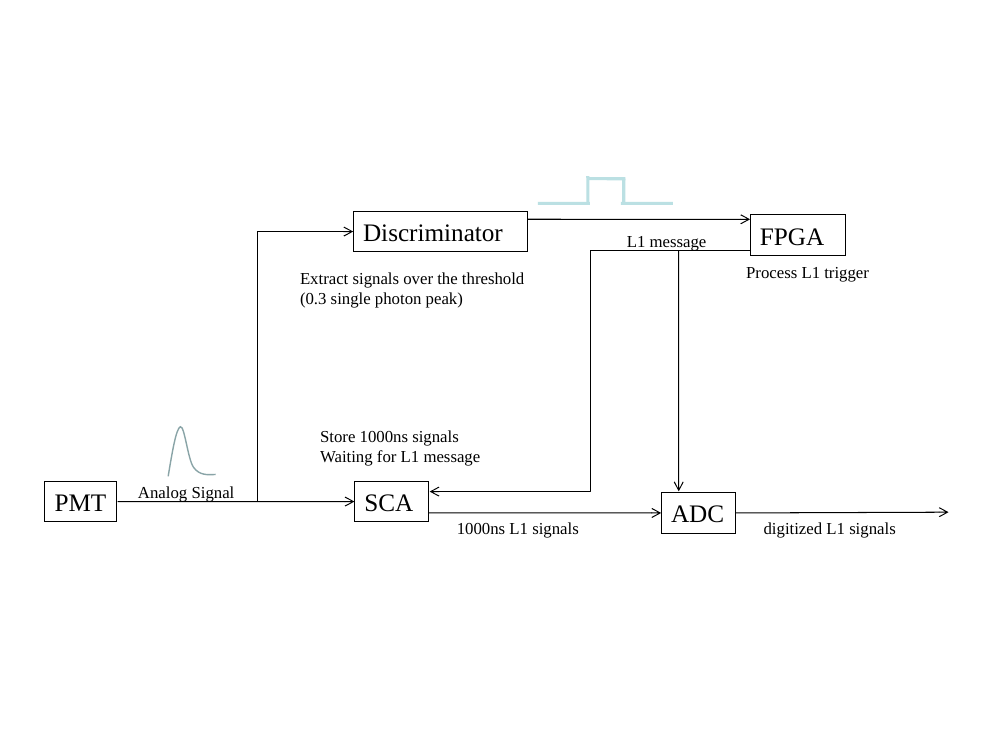
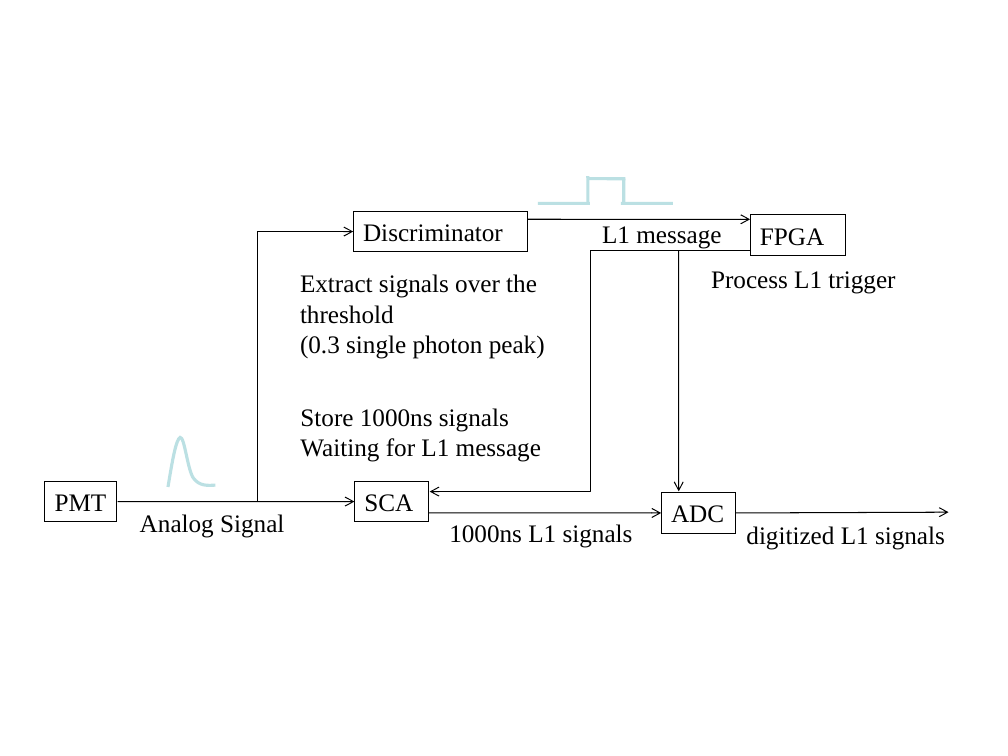
Before and after one commit to ZhenyuWei-acc/undergrad_thesis, a slide deck: slide 2 of 示意图作图.ppt. Drawn at 1008x756 pixels with LibreOffice and Linux fonts; fonts in the diff are those of the drawing. Boxes give left, top, right and bottom in pixels: in the first picture for what was removed or moved away, otherwise in the second. Text is boxed around its words. In the diff, an @@ line names an element or a change of style, - is before the commit and + after.

```diff
--- a/示意图作图.ppt
+++ b/示意图作图.ppt
@@ text "L1 message": place and size @@
-text "L1 message" at [627, 236, 707, 252]
+text "L1 message" at [602, 226, 721, 249]
@@ text "Process L1 trigger": place and size @@
-text "Process L1 trigger" at [746, 267, 869, 282]
+text "Process L1 trigger" at [711, 271, 895, 294]
@@ text "Store 1000ns signals": place and size @@
-text "Store 1000ns signals" at [320, 430, 481, 466]
+text "Store 1000ns signals" at [300, 408, 541, 462]
@@ freeform shape: place and size @@
-freeform shape at [168, 426, 216, 476]
+freeform shape at [168, 437, 216, 487]
@@ freeform shape at [168, 437, 216, 487]: outline #89A4A7 0.99 pt to #BBE0E3 2.24 pt @@
@@ size 12 to 18 pt in 7 elements at [300, 274, 545, 359], [602, 226, 721, 249], [711, 271, 895, 294], [746, 526, 945, 550], [449, 524, 633, 548], [300, 408, 541, 462], [140, 514, 284, 538] @@
@@ text "Analog Signal": place and size @@
-text "Analog Signal" at [138, 486, 235, 502]
+text "Analog Signal" at [140, 514, 284, 538]
@@ text "1000ns L1 signals": place and size @@
-text "1000ns L1 signals" at [457, 522, 579, 538]
+text "1000ns L1 signals" at [449, 524, 633, 548]
@@ text "digitized L1 signals": place and size @@
-text "digitized L1 signals" at [764, 522, 896, 538]
+text "digitized L1 signals" at [746, 526, 945, 550]
```
Also in this commit, not shown: 1 other file.
